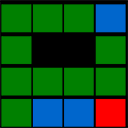
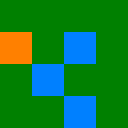
Layered file, before and after one edit (128 × 128). Changes by layer:
painted on "Emissive" over (0, 0, 128, 128)
painted on "Roughness" over (0, 0, 128, 128)
painted on "Metallic" over (0, 0, 128, 128)
renamed "BaseColor" to "Color", showed it, painted on it over (0, 0, 128, 128)
